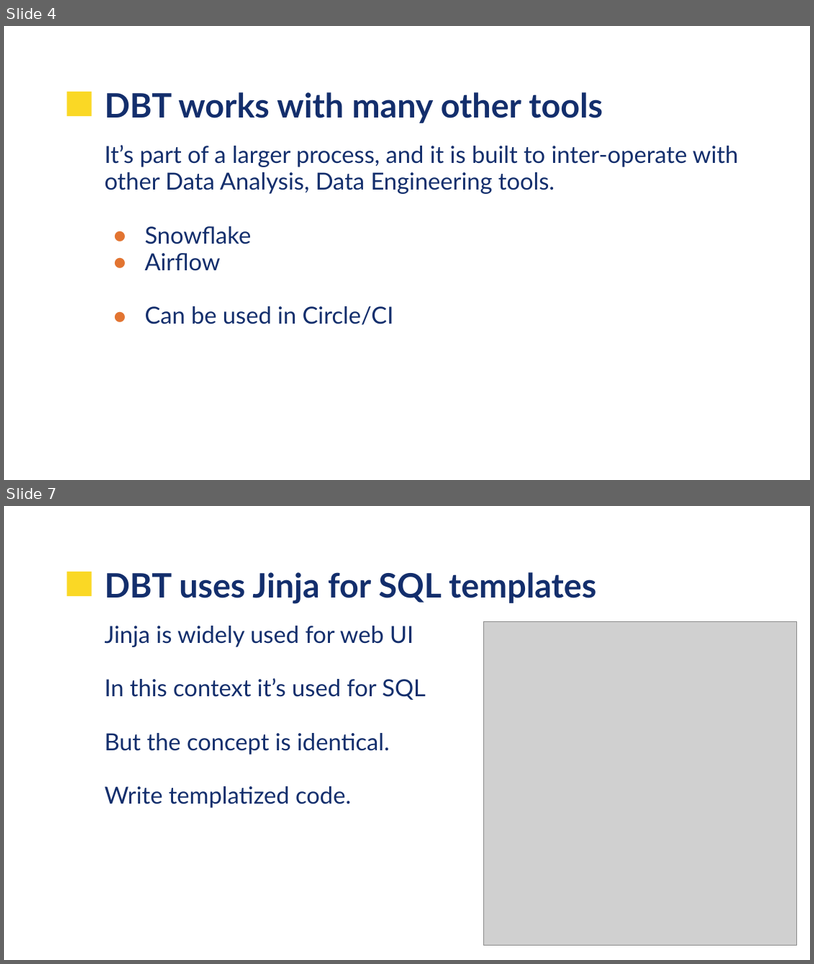
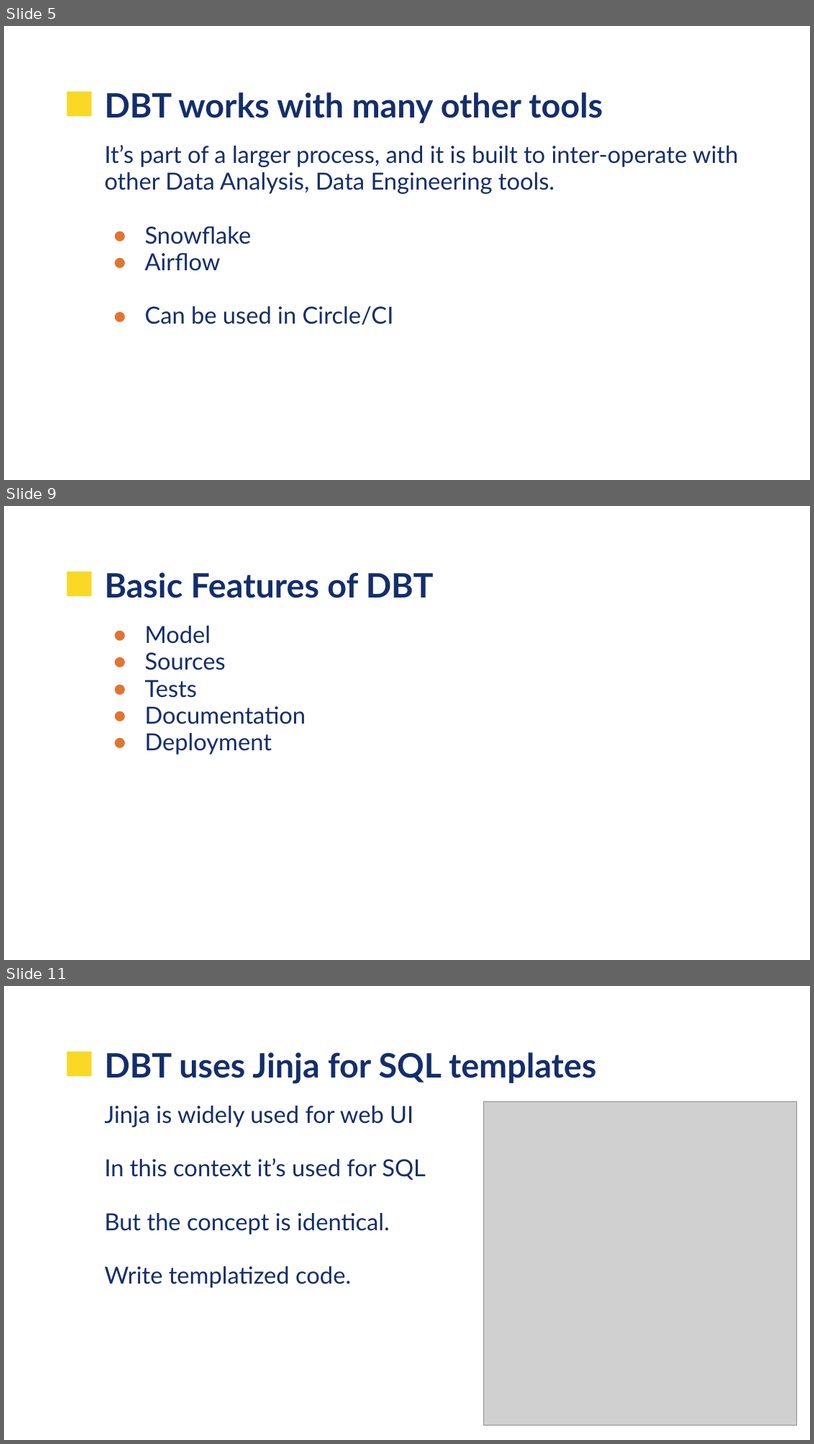
Before and after one commit to UVADS/data_engineering, a slide deck: 11_data_build_tool/UVA-DBT.pptx. Shown one above the other, each under a label of ours: slides 4 and 7 before the commit, slides 5, 9 and 11 after it; the slides between them are not shown. The pictures are 814x964 and 814x1444 pixels, drawn with LibreOffice and Linux fonts; fonts in the diff are those of the drawing; grey boxes stand for pictures; background and template pictures are left out. Boxes give left, top, right and bottom in pixels: in the first picture for what was removed or moved away, otherwise in the second. Text is boxed around its words. In the diff, an @@ line names an element or a change of style, - is before the commit and + after.

```diff
--- a/11_data_build_tool/UVA-DBT.pptx
+++ b/11_data_build_tool/UVA-DBT.pptx
@@ slide 9 added at bbox=[4, 506, 810, 960], background picture (left out); not listed: 1 template element that a slide beside it also shows @@
@@ title added at bbox=[105, 572, 434, 598], 30 pt, text #132E6C, bold @@
+Basic Features of DBT
@@ text added at bbox=[145, 626, 306, 754], 21 pt, text #132E6C @@
+● Model
+● Sources
+● Tests
+● Documentation
+● Deployment
@@ what was slide 4 is now slide 5 @@
@@ what was slide 7 is now slide 11 @@
```
Also in this commit, not shown: 5 slides changed, 8 other slides added, 5 slides removed.
